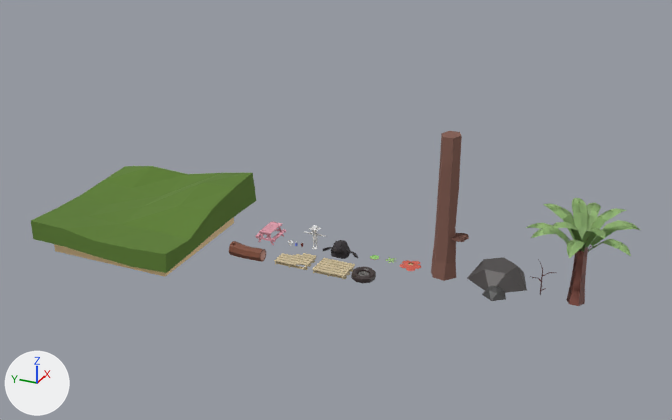
Before and after pictures for a commit that changed the FBX model Assets/Art Assets/Environment Assets/Capstone Master File.fbx.
Camera for both pictures: a 50 mm lens placed at (-80.9, -38.9, 45.5), pointed at (-0.5, -2.7, 5.2). Arrows for +X, +Y and +Z are at lower left; the lights stay in place. Where no turn or scale is listed for an object, it has been applied to the vertices.

The scene before the commit, as lines of its bpy script (objects in view):
```python
ob_bigtree = bpy.data.objects.new('bigTree', me_cylinder_004)
ob_bigtree.location = (0.0, -14.52, 1.64)
ob_circle = bpy.data.objects.new('Circle', me_circle_002)
ob_circle.location = (-3.93, -7.34, 0.05)
ob_cube = bpy.data.objects.new('Cube', me_cube_007)
ob_cube.location = (-5.07, 18.06, 1.3)
ob_dugong = bpy.data.objects.new('Dugong', me_sphere_002)
ob_dugong.location = (-0.71, -3.21, 1.22)
ob_log = bpy.data.objects.new('Log', me_cylinder_005)
ob_log.location = (-3.93, 5.94, 0.09)
ob_palette = bpy.data.objects.new('Palette', me_cube_008)
ob_palette.location = (-3.72, -3.97, 0.43)
ob_palette_broken = bpy.data.objects.new('Palette Broken', me_cube_004)
ob_palette_broken.location = (-3.57, 0.48, 0.41)
ob_rock_001 = bpy.data.objects.new('ROCK.001', me_icosphere_002)
ob_rock_001.location = (1.19, -19.87, 0.08)
ob_table = bpy.data.objects.new('Table', me_cube_005)
ob_table.location = (0.0, 5.3, 1.41)
# also in view: 'Palm ' at (0.0, -27.5, 4.7)
```
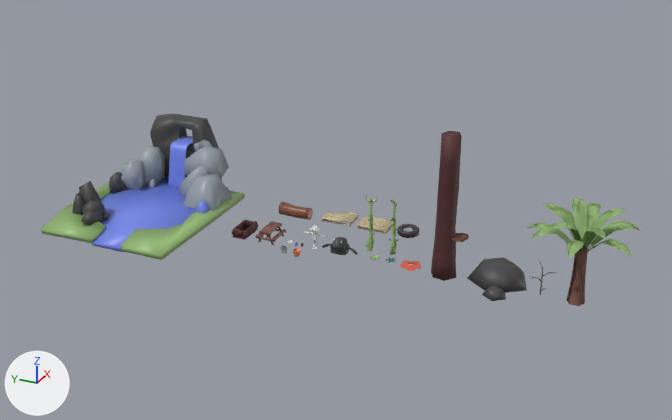
Boxes (x1, y1, x2, y2) around the edits, measured in the pictures (672 x 420 px):
'Cube', deleted (green)
    before: (31, 166, 256, 277)
'water pond', added (blue)
    after: (92, 176, 228, 252)
'ground', added (green)
    after: (41, 183, 245, 260)
'bigTree', recoloured
    both: (431, 131, 462, 281)
'big rock', added
    after: (179, 139, 232, 212)
'2 rock.002', added
    after: (150, 114, 222, 181)
'Palette', moved
    before: (312, 258, 355, 280)
    after: (356, 216, 392, 234)
'Log', moved
    before: (229, 241, 266, 262)
    after: (279, 201, 313, 220)
'Palette Broken', moved
    before: (274, 253, 317, 270)
    after: (321, 212, 359, 226)
'2 rock', added
    after: (135, 146, 165, 187)
'water', added (blue)
    after: (169, 136, 193, 187)
'tall rock.002', added
    after: (121, 160, 146, 191)
'Circle', moved
    before: (351, 267, 376, 283)
    after: (397, 224, 419, 238)
'small rock', added
    after: (81, 200, 110, 225)
'tall rock.001', added
    after: (73, 181, 101, 215)
'Dugong', moved
    before: (323, 240, 358, 259)
    after: (322, 237, 358, 255)
'wood', added
    after: (232, 219, 258, 240)
'Table', recoloured (pink to brown)
    both: (255, 221, 286, 245)
'2 rock.001', added
    after: (109, 172, 126, 194)
'Vine Climb', added
    after: (389, 199, 400, 255)
'Vine Grab', added
    after: (366, 195, 377, 251)
'classic pot', added
    after: (293, 248, 301, 257)

Diff of the bpy script that builds the scene:
```diff
--- a/Assets/Art Assets/Environment Assets/Capstone Master File.fbx.py
+++ b/Assets/Art Assets/Environment Assets/Capstone Master File.fbx.py
@@ me_cylinder_004 @@
 me_cylinder_004.from_pydata(...)  # 48 vertices, 46 faces; spans x -1.3..1.1, y -1.4..1.4, z -1.6..13.5
-me_cylinder_004.materials.append(mat_shrrom__flat)  # brown #845d51
+me_cylinder_004.materials.append(mat_brown)  # brown #572f2f
@@ me_cube_005 @@
 me_cube_005.from_pydata(...)  # 212 vertices, 166 faces; spans x -1.39..1.39, y -1.2..1.2, z -1.4..0.04
-me_cube_005.materials.append(mat_table_001)  # pink #e7a2b2
+me_cube_005.materials.append(mat_light_brown)  # brown #845d51
@@ ob_palette @@
 ob_palette = bpy.data.objects.new('Palette', me_cube_008)
-ob_palette.location = (-3.72, -3.97, 0.43)
+ob_palette.location = (7.76, -3.97, 0.43)
@@ ob_log @@
 ob_log = bpy.data.objects.new('Log', me_cylinder_005)
-ob_log.location = (-3.93, 5.94, 0.09)
+ob_log.location = (7.55, 5.94, 0.09)
@@ ob_cube @@
-ob_cube = bpy.data.objects.new('Cube', me_cube_007)
@@ ob_dugong @@
 ob_dugong = bpy.data.objects.new('Dugong', me_sphere_002)
-ob_dugong.location = (-0.71, -3.21, 1.22)
+ob_dugong.location = (0.0, -2.83, 1.22)
@@ ob_palette_broken @@
 ob_palette_broken = bpy.data.objects.new('Palette Broken', me_cube_004)
-ob_palette_broken.location = (-3.57, 0.48, 0.41)
+ob_palette_broken.location = (7.91, 0.48, 0.41)
@@ ob_circle @@
 ob_circle = bpy.data.objects.new('Circle', me_circle_002)
-ob_circle.location = (-3.93, -7.34, 0.05)
+ob_circle.location = (7.55, -7.92, 0.05)
@@ ob_big_rock @@
+ob_big_rock = bpy.data.objects.new('big rock', me_cube_013)  # 89 vertices, 66 faces; spans x -3.95..3.64, y -4.25..1.98, z -1.94..5.01; in mat_silver (grey #97a0a9)
+ob_big_rock.location = (6.48, 18.39, 1.36)
@@ ob_wood @@
+ob_wood = bpy.data.objects.new('wood', me_cube_004_1)  # 384 vertices, 306 faces; spans x -2.73..0.18, y -1.57..0.16, z -0.5..0.52; in mat_brown (brown #572f2f)
+ob_wood.location = (1.45, 9.36, 0.47)
@@ ob_classic_pot @@
+ob_classic_pot = bpy.data.objects.new('classic pot', me_circle_003)  # 184 vertices, 182 faces; spans x -0.421..0.421, y -0.442..0.442, z 0.009..0.673; in mat_orange (orange #e68d64)
+ob_classic_pot.location = (-2.31, 1.02, 0.0)
@@ ob_2_rock @@
+ob_2_rock = bpy.data.objects.new('2 rock', me_cube_014)  # 36 vertices, 29 faces; spans x -1.9..1.4, y -1.84..2.67, z -2.27..3.36; in mat_silver (grey #97a0a9)
+ob_2_rock.location = (7.12, 25.96, 1.79)
@@ ob_2_rock_002 @@
+ob_2_rock_002 = bpy.data.objects.new('2 rock.002', me_cube_015)  # 47 vertices, 45 faces; spans x -2.36..2.53, y -4.47..6.15, z -0.77..8.96; in mat_grey (dark grey #474747)
+ob_2_rock_002.location = (10.66, 22.96, -0.47)
@@ ob_vine_grab @@
+ob_vine_grab = bpy.data.objects.new('Vine Grab', me_cylinder_005_1)  # 492 vertices, 411 faces; spans x -0.44..0.56, y 2.03..3.31, z -0.3..6.13; in mat_green (green #97bc76), mat_dark_green (dark cyan #31706a)
+ob_vine_grab.location = (2.47, -8.06, 0.0)
@@ ob_small_rock @@
+ob_small_rock = bpy.data.objects.new('small rock', me_cube_007_1)  # 38 vertices, 31 faces; spans x -2.26..1.5, y -3.58..-1.32, z -1.19..1.28; in mat_grey (dark grey #474747)
+ob_small_rock.location = (-4.71, 27.84, 1.5)
@@ ob_2_rock_001 @@
+ob_2_rock_001 = bpy.data.objects.new('2 rock.001', me_cube_012)  # 36 vertices, 29 faces; spans x -1.2..0.94, y -1.09..0.96, z -1.08..1.59; in mat_grey (dark grey #474747)
+ob_2_rock_001.location = (3.34, 28.16, 1.14)
@@ ob_tall_rock_002 @@
+ob_tall_rock_002 = bpy.data.objects.new('tall rock.002', me_cube_010)  # 32 vertices, 28 faces; spans x -1.44..2.25, y -1.12..2.24, z -3.43..1.58; in mat_silver (grey #97a0a9)
+ob_tall_rock_002.location = (4.76, 26.65, 2.63)
@@ ob_water_pond @@
+ob_water_pond = bpy.data.objects.new('water pond', me_cube)  # 36 vertices, 28 faces; spans x -7.8..10.1, y -7.0..7.4, z -4.7..-2.6; in mat_blue (blue #7488eb)
+ob_water_pond.location = (-1.2, 21.63, 4.31)
@@ ob_ground @@
+ob_ground = bpy.data.objects.new('ground', me_cube_008_1)  # 34 vertices, 28 faces; spans x -7.9..10.3, y -2.9..13.2, z -0.8..0.7; in mat_green (green #97bc76)
+ob_ground.location = (-1.2, 16.55, 0.5)
@@ ob_vine_climb @@
+ob_vine_climb = bpy.data.objects.new('Vine Climb', me_cylinder_006)  # 510 vertices, 419 faces; spans x -0.66..0.56, y -0.71..0.54, z -0.13..6.23; in mat_green (green #97bc76), mat_dark_green (dark cyan #31706a)
+ob_vine_climb.location = (2.47, -8.06, 0.0)
@@ ob_water @@
+ob_water = bpy.data.objects.new('water', me_plane)  # 28 vertices, 13 faces; spans x -3.14..0.89, y -1.26..1.02, z -5.15..0.0; in mat_blue (blue #7488eb)
+ob_water.location = (9.94, 22.07, 5.83)
@@ ob_tall_rock_001 @@
+ob_tall_rock_001 = bpy.data.objects.new('tall rock.001', me_cube_009)  # 32 vertices, 28 faces; spans x -1.45..0.71, y -0.97..1.68, z -4.17..1.92; in mat_grey (dark grey #474747)
+ob_tall_rock_001.location = (-3.68, 26.58, 2.74)
```
